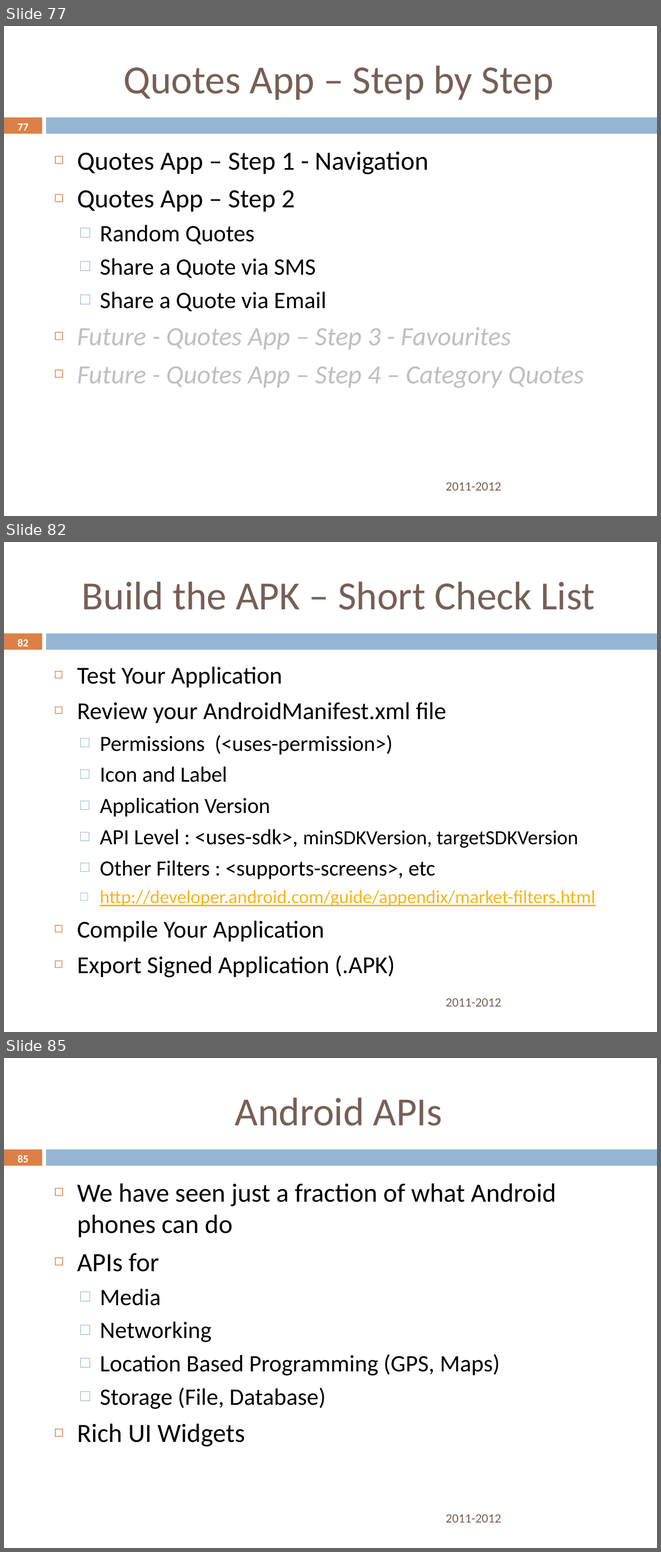
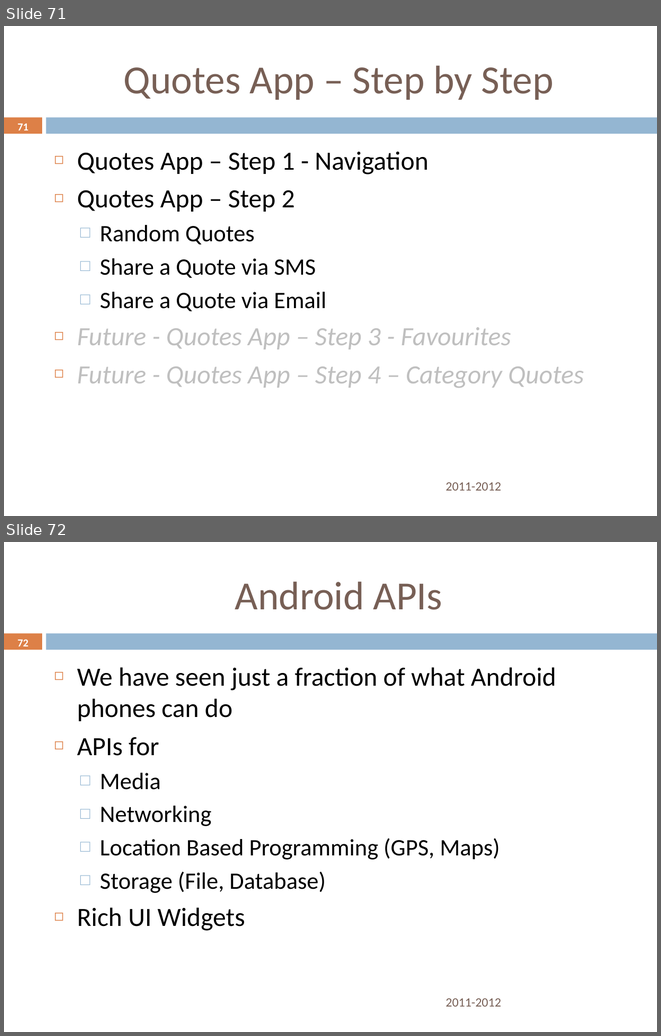
Before and after one commit to rominirani/Nitrodroid-2012-Android101-Workshop, a slide deck: presentation/AndroidDeveloper101Workshop-October6-Nitrodroid-2012-MindStormSoftware.pptx. Shown one above the other, each under a label of ours: slides 77, 82 and 85 before the commit, slides 71 and 72 after it; the slides between them are not shown. The pictures are 661x1552 and 661x1036 pixels, drawn with LibreOffice and Linux fonts; fonts in the diff are those of the drawing; background and template pictures are left out. Boxes give left, top, right and bottom in pixels: in the first picture for what was removed or moved away, otherwise in the second. Text is boxed around its words. In the diff, an @@ line names an element or a change of style, - is before the commit and + after.

```diff
--- a/presentation/AndroidDeveloper101Workshop-October6-Nitrodroid-2012-MindStormSoftware.pptx
+++ b/presentation/AndroidDeveloper101Workshop-October6-Nitrodroid-2012-MindStormSoftware.pptx
@@ slide 82 removed at (4, 542, 657, 1032), background #FFFFFF; not listed: 2 template elements that a slide beside it also shows @@
@@ title removed at (82, 581, 595, 610) @@
-Build the APK – Short Check List
@@ page number removed at (18, 639, 29, 646) @@
-82
@@ text removed at (77, 667, 595, 977) @@
-◻ Test Your Application
-◻ Review your AndroidManifest.xml file
-  □ Permissions (<uses-permission>)
-  □ Icon and Label
-  □ Application Version
-  □ API Level : <uses-sdk>, minSDKVersion, targetSDKVersion
-  □ Other Filters : <supports-screens>, etc
-  □ http://developer.android.com/guide/appendix/market-filters.html
-◻ Compile Your Application
-◻ Export Signed Application (.APK)
@@ text removed at (445, 998, 501, 1006) @@
-2011-2012
@@ what was slide 77 is now slide 71 @@
@@ page number at (18, 124, 29, 130): text changed @@
-77
+71
@@ what was slide 85 is now slide 72 @@
@@ page number at (18, 639, 29, 646): text changed @@
-85
+72
```
Also in this commit, not shown: 6 slides changed, 12 other slides removed, 1 other file.
